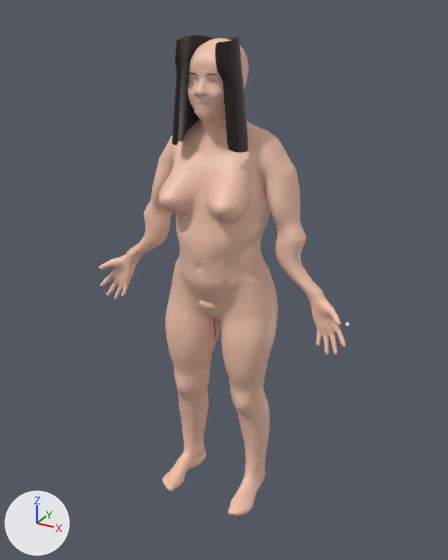
Two versions of the glTF model public/models/female_body_beautified.glb, one commit apart.
Rendered twice from a 50 mm lens placed at (0.96, -1.65, 1.74), pointed at (-0.23, 0.51, 0.66). The lights are fixed; the arrows at lower left show +X, +Y and +Z. The picture after the commit comes second. Vertices at exactly the same position are counted once.

The scene before the commit, as lines of its bpy script (objects in view):
```python
me_female_hair_mesh = bpy.data.meshes.new('Female_Hair_Mesh')
me_female_hair_mesh.from_pydata(...)  # 945 vertices, 1768 faces; spans x -0.121..0.121, y -0.073..0.126, z 1.345..1.665
me_female_hair_mesh.materials.append(mat_mat_female_hair)  # black #261710
me_female_skin_base = bpy.data.meshes.new('Female_Skin_Base')
me_female_skin_base.from_pydata(...)  # 29338 vertices, 58672 faces; spans x -0.48..0.48, y -0.12..0.23, z 0.0..1.66
me_female_skin_base.materials.append(mat_mat_female_skin)  # beige #f1c2ac
ob_female_body_surface = bpy.data.objects.new('Female_Body_Surface', me_female_skin_base)
ob_female_body_surface.location = (0.0, 0.0, 0.0)
ob_female_hair = bpy.data.objects.new('Female_Hair', me_female_hair_mesh)
ob_female_hair.location = (0.0, 0.0, 0.0)
```
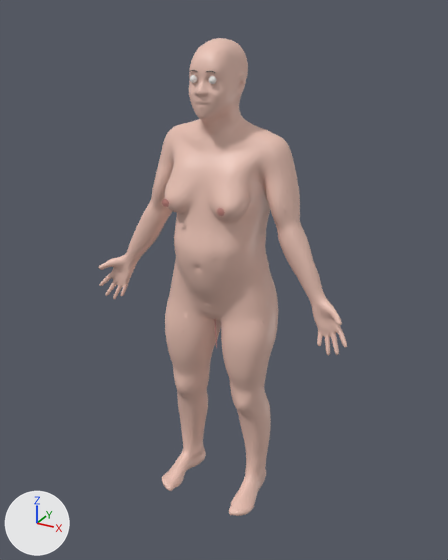
Pixel boxes (x1, y1, x2, y2) of what changed, in the pictures (448 x 560 px; the box of a moved part takes in the faces that stretch with it):
'Female_Body_Surface', reshaped: before (99, 38, 346, 516); after (98, 38, 347, 516)
'Female_Hair', deleted (black): before (172, 35, 248, 153)
part 1 of me_female_skin_base, moved or reshaped: before (128, 131, 321, 298); after (127, 110, 323, 298)

What the commit changed:
me_female_skin_base is used by ob_female_body_surface; location (0.0, 0.0, 0.0).
me_female_skin_base had 29338 vertices, 58672 faces and spanned x -0.48..0.48, y -0.12..0.23, z 0.0..1.66.
me_female_skin_base now has 29338 vertices, 58672 faces and spans x -0.49..0.48, y -0.1..0.23, z 0.0..1.66.
me_female_skin_base part 1: 4788 of 29338 vertices moved; they spanned x -0.37..0.36, y -0.12..0.21, z 0.78..1.45 and now span x -0.37..0.37, y -0.09..0.21, z 0.78..1.45; mean shift (0.0, 0.0, 0.0); largest move (0.3, 0.06, 1.0) -> (0.35, 0.06, 1.0).
Other edits to the shape of me_female_skin_base do not show in these pictures.
Object 'Female_Hair' (ob_female_hair) is deleted.
